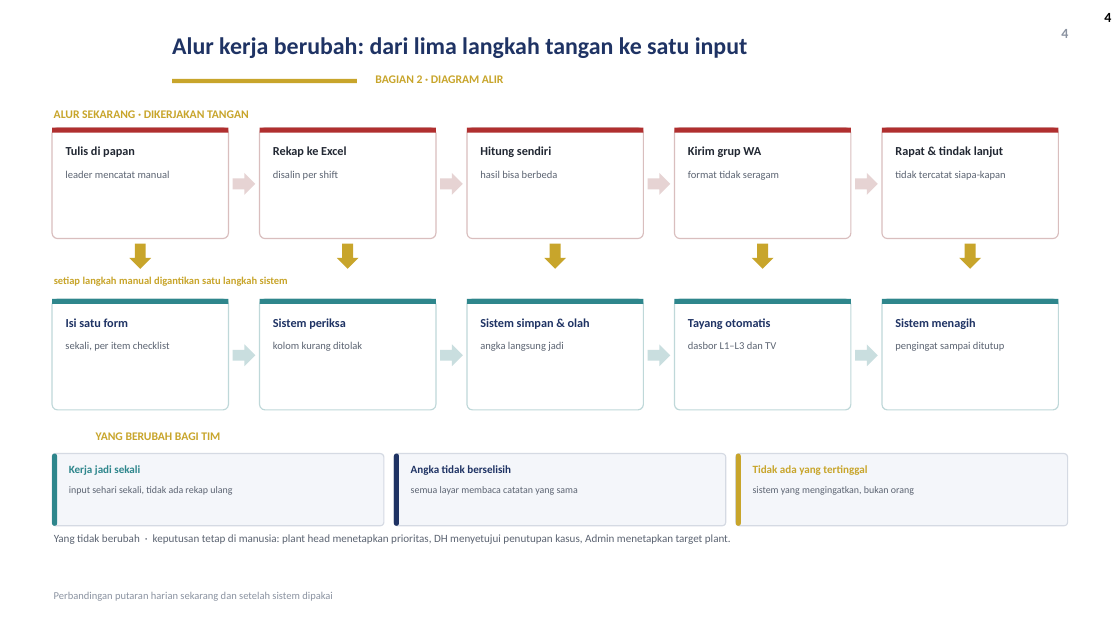
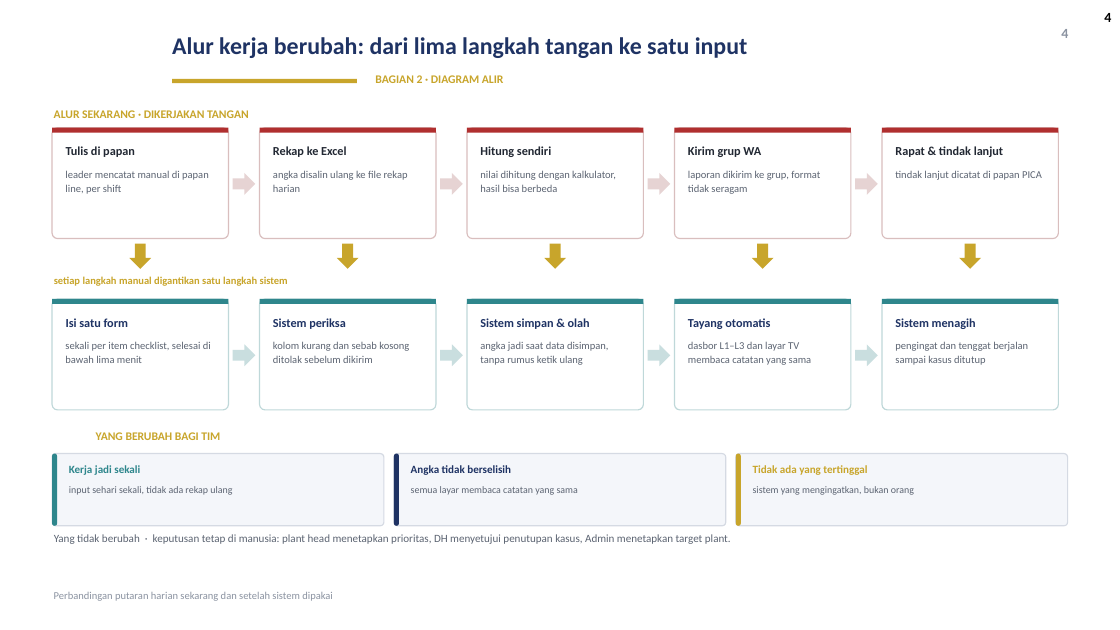
Before and after one commit to GalaxyDust/DailyMonitoringSystem_App, a slide deck: slide 4 of docs/DMS_Digitalisasi_v1.pptx. Drawn at 1120x630 pixels with LibreOffice and Linux fonts; fonts in the diff are those of the drawing; background and template pictures are left out. Boxes give left, top, right and bottom in pixels: in the first picture for what was removed or moved away, otherwise in the second. Text is boxed around its words. In the diff, an @@ line names an element or a change of style, - is before the commit and + after.

```diff
--- a/docs/DMS_Digitalisasi_v1.pptx
+++ b/docs/DMS_Digitalisasi_v1.pptx
@@ text at (x1=65, y1=170, x2=209, y2=194): text changed @@
-leader mencatat manual
+leader mencatat manual di papan line, per shift
@@ text at (x1=273, y1=170, x2=408, y2=192): text changed @@
-disalin per shift
+angka disalin ulang ke file rekap harian
@@ text at (x1=480, y1=170, x2=616, y2=192): text changed @@
-hasil bisa berbeda
+nilai dihitung dengan kalkulator, hasil bisa berbeda
@@ text at (x1=688, y1=170, x2=820, y2=194): text changed @@
-format tidak seragam
+laporan dikirim ke grup, format tidak seragam
@@ text at (x1=895, y1=170, x2=1042, y2=180): text changed @@
-tidak tercatat siapa-kapan
+tindak lanjut dicatat di papan PICA
@@ text at (x1=65, y1=341, x2=211, y2=363): text changed @@
-sekali, per item checklist
+sekali per item checklist, selesai di bawah lima menit
@@ text at (x1=273, y1=341, x2=409, y2=363): text changed @@
-kolom kurang ditolak
+kolom kurang dan sebab kosong ditolak sebelum dikirim
@@ text at (x1=480, y1=342, x2=609, y2=365): text changed @@
-angka langsung jadi
+angka jadi saat data disimpan, tanpa rumus ketik ulang
@@ text at (x1=688, y1=342, x2=812, y2=365): text changed @@
-dasbor L1–L3 dan TV
+dasbor L1–L3 dan layar TV membaca catatan yang sama
@@ text at (x1=895, y1=341, x2=1028, y2=365): text changed @@
-pengingat sampai ditutup
+pengingat dan tenggat berjalan sampai kasus ditutup
```
Also in this commit, not shown: 6 other slides changed, 1 other file.
